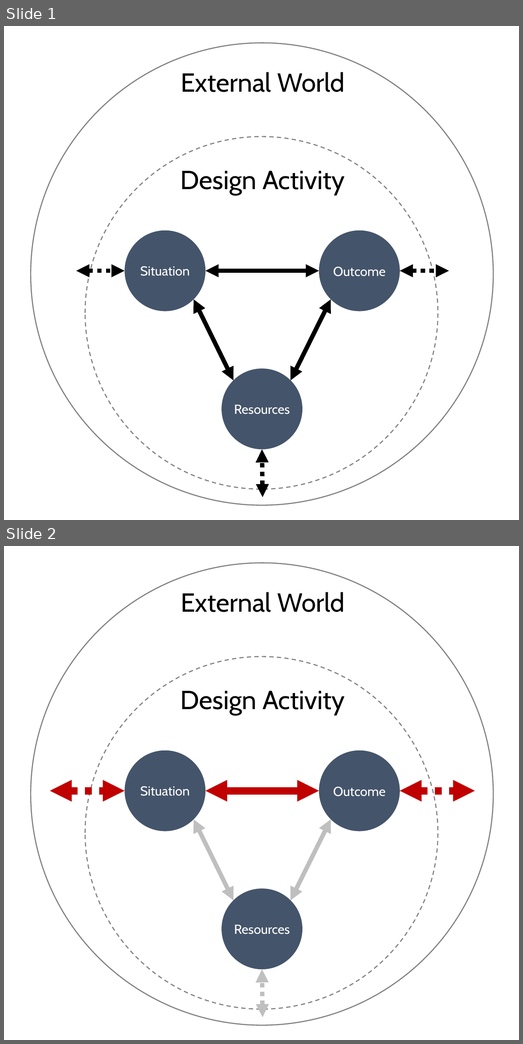
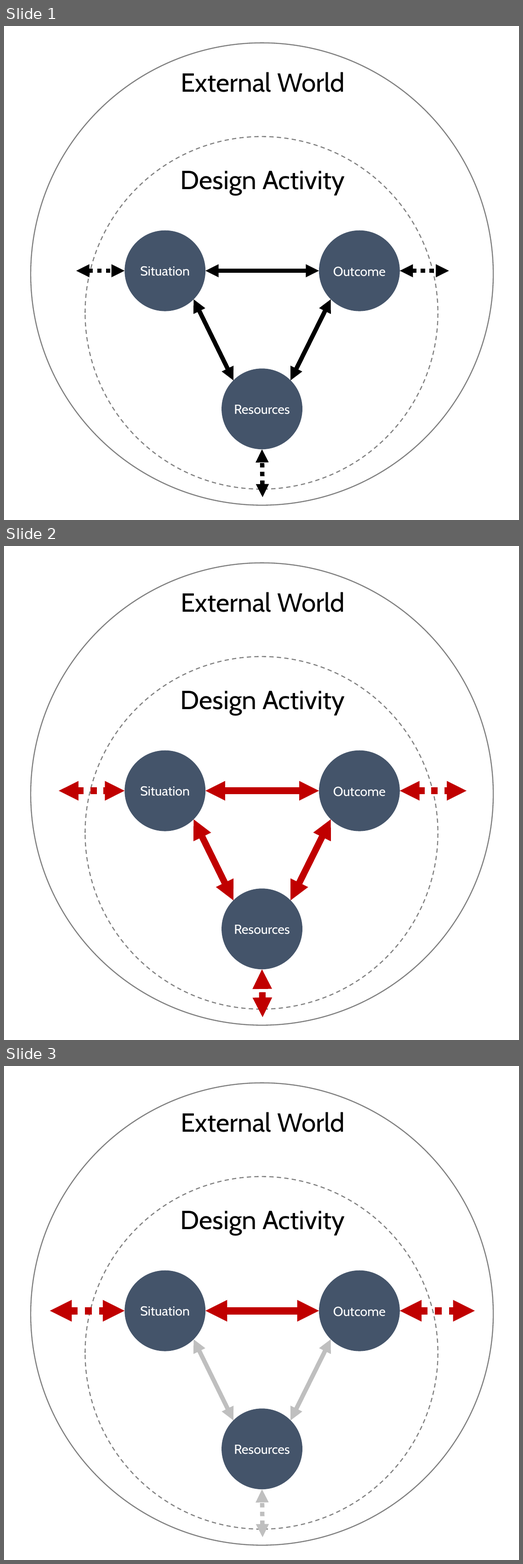
Before and after one commit to zeljkoobrenovic/sewisdom, a slide deck: manuscript/resources/images/originals/Design Complexity Model.pptx. Shown one above the other, each under a label of ours: slides 1 and 2 before the commit, slides 1, 2 and 3 after it. The pictures are 523x1044 and 523x1564 pixels, drawn with LibreOffice and Linux fonts; fonts in the diff are those of the drawing. Boxes give left, top, right and bottom in pixels: in the first picture for what was removed or moved away, otherwise in the second. Text is boxed around its words. In the diff, an @@ line names an element or a change of style, - is before the commit and + after.

```diff
--- a/manuscript/resources/images/originals/Design Complexity Model.pptx
+++ b/manuscript/resources/images/originals/Design Complexity Model.pptx
@@ slide 2 added at [4, 546, 519, 1040], background #FFFFFF @@
@@ ellipse added at [31, 563, 494, 1026], outline #808080 0.75 pt @@
@@ text added at [181, 592, 345, 612], 18 pt, text #000000 @@
+External World
@@ ellipse added at [86, 657, 439, 1010], outline #808080 0.75 pt dashed @@
@@ text added at [181, 691, 345, 715], 18 pt, text #000000 @@
+Design Activity
@@ ellipse added at [125, 750, 205, 831], fill #44546A, 9 pt, text #FFFFFF @@
+Situation
@@ ellipse added at [319, 750, 400, 831], fill #44546A, 9 pt, text #FFFFFF @@
+Outcome
@@ double arrow added from (58, 791) to (125, 791), #C00000 4.5 pt dashed @@
@@ double arrow added from (206, 791) to (319, 791), #C00000 4.5 pt @@
@@ double arrow added from (400, 791) to (467, 791), #C00000 4.5 pt dashed @@
@@ double arrow added from (194, 819) to (234, 901), #C00000 4.5 pt @@
@@ double arrow added from (331, 819) to (291, 901), #C00000 4.5 pt @@
@@ ellipse added at [222, 890, 303, 970], fill #44546A, 9 pt, text #FFFFFF @@
+Resources
@@ double arrow added from (263, 1018) to (263, 970), #C00000 4.5 pt dashed @@
@@ what was slide 2 is now slide 3 @@
```
Also in this commit, not shown: 3 other files.
